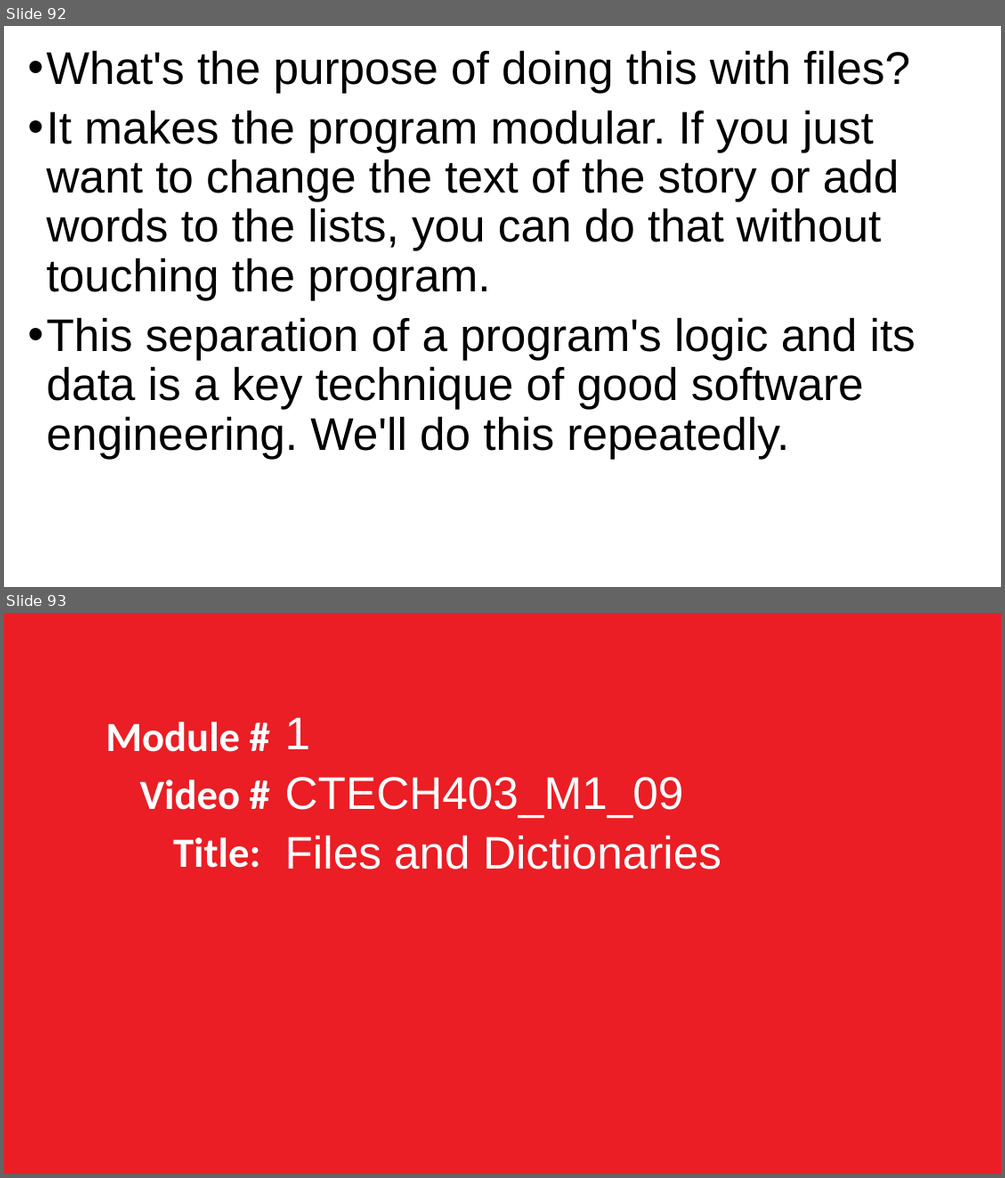
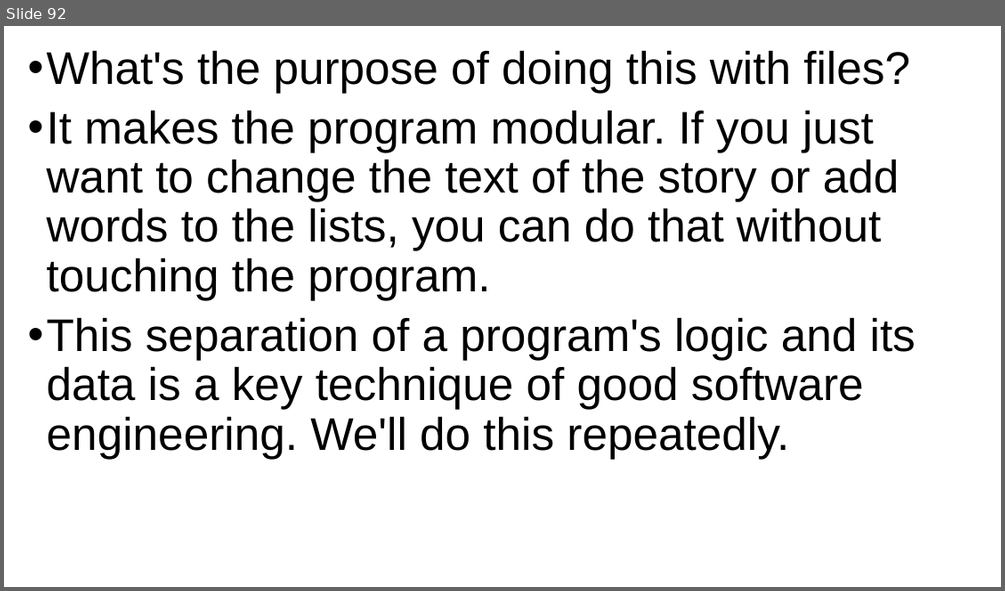
Before and after one commit to grimmelm/ctech404, a slide deck: ctech403/module_1/CTECH403 Module 1 - Files.pptx. Shown one above the other, each under a label of ours: slides 92 and 93 before the commit, slide 92 after it. The pictures are 1005x1178 and 1005x591 pixels, drawn with LibreOffice and Linux fonts; fonts in the diff are those of the drawing. Boxes give left, top, right and bottom in pixels: in the first picture for what was removed or moved away, otherwise in the second. Text is boxed around its words. In the diff, an @@ line names an element or a change of style, - is before the commit and + after.

Commit message:
CTECH 403 JSON module + renumbering

```diff
--- a/ctech403/module_1/CTECH403 Module 1 - Files.pptx
+++ b/ctech403/module_1/CTECH403 Module 1 - Files.pptx
@@ slide 93 removed at (4, 613, 1001, 1174), background #EA1E24 @@
@@ text removed at (285, 717, 721, 869) @@
-1
-CTECH403_M1_09
-Files and Dictionaries
@@ text removed at (105, 722, 260, 868) @@
-Module #
-Video #
-Title:
```
Also in this commit, not shown: 14 other slides removed, 30 other files.
